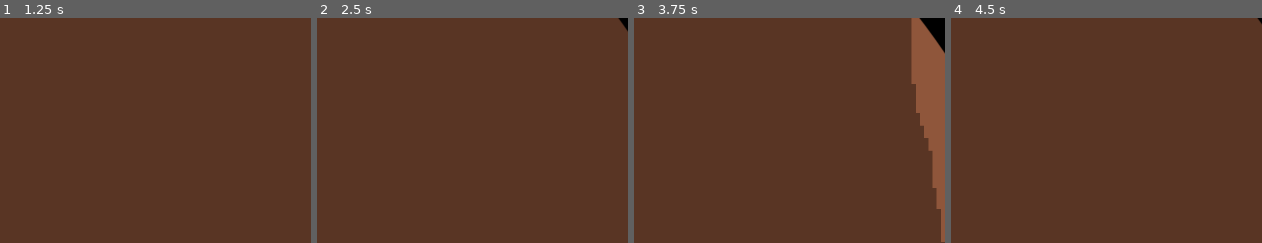
Above: before the commit, frames 1-4 (left to right).
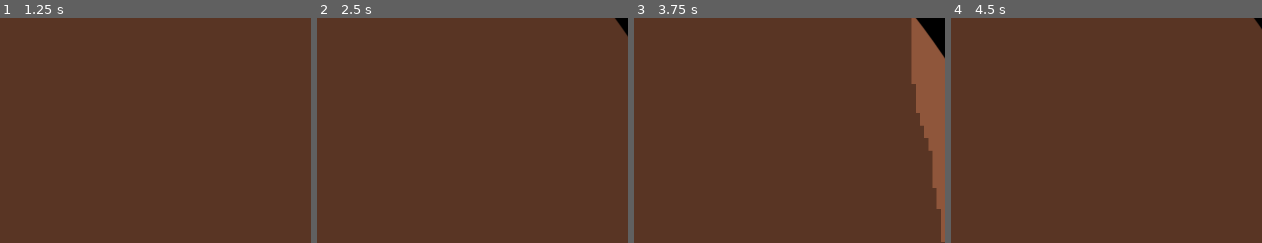
Above: after the commit, the same moments.

Repository: kirjahri/flappy-bat
Game: Godot game, scene res://scenes/main.tscn
Same seed, same stepped clock (60 frames per second), same inputs: the game is played once before the commit and once after it.
Inputs (mouse positions are % of the whole screen's width and height, from its top left):
- Up to frame 1 (1.25 s): move the mouse to (64, 45) at 0.52 s; hold Right mouse button (dive) from 0.53 s (still down); click (64, 45) at 0.77 s
- Up to frame 2 (2.5 s): move the mouse to (10, 55) at 1.27 s; release Right mouse button (dive) at 1.28 s; right-click (10, 55) at 1.35 s; click (10, 55) at 1.52 s; move the mouse to (49, 28) at 2.02 s; hold Right mouse button (dive) from 2.03 s (still down)
- Up to frame 3 (3.75 s): move the mouse to (29, 70) at 2.77 s; release Right mouse button (dive) at 2.78 s; right-click (29, 70) at 2.85 s; click (29, 70) at 3.02 s; tap Enter at 3.5 s; move the mouse to (74, 65) at 3.52 s; hold Right mouse button (dive) from 3.53 s (still down)
- Up to frame 4 (4.5 s): click (74, 65) at 3.77 s; move the mouse to (outside the picture) at 4.27 s; release Right mouse button (dive) at 4.28 s; right-click (outside the picture) at 4.35 s
The pictures show only the part of the screen within x 50-100%, y 0-50%; the shares and areas given below are measured in that part.

Frame 1 is identical in both runs. In frame 2, less than 0.1% of the frame differs, in the area x 95-100%, y 0-8%; in frame 3, 0.2%, in the area x 90-100%, y 0-18%; in frame 4, less than 0.1%.

Commit message:
feat: change light SVG resolution

Diff:
--- a/assets/sprites/light.svg
+++ b/assets/sprites/light.svg
@@ -1,7 +1,7 @@
-<svg version="1.2" xmlns="http://www.w3.org/2000/svg" viewBox="0 0 2056 2056" width="2056" height="2056">
+<svg version="1.2" xmlns="http://www.w3.org/2000/svg" viewBox="0 0 2048 2048" width="2048" height="2048">
 	<title>New Project</title>
 	<style>
 		.s0 { fill: #ffffff }
 	</style>
-	<path id="Shape 1" fill-rule="evenodd" class="s0" d="m1028 2056c-568.5 0-1028-459.5-1028-1028 0-568.5 459.5-1028 1028-1028 568.5 0 1028 459.5 1028 1028 0 568.5-459.5 1028-1028 1028z"/>
+	<path id="Shape 1" fill-rule="evenodd" class="s0" d="m1024 2048c-566.3 0-1024-457.7-1024-1024 0-566.3 457.7-1024 1024-1024 566.3 0 1024 457.7 1024 1024 0 566.3-457.7 1024-1024 1024z"/>
 </svg>
Not shown, changed: assets/sprites/light.svg.import
Not shown: 1 places in scenes/orb.tscn that only renumber resources
Not shown: 1 places in scenes/player.tscn that only renumber resources
